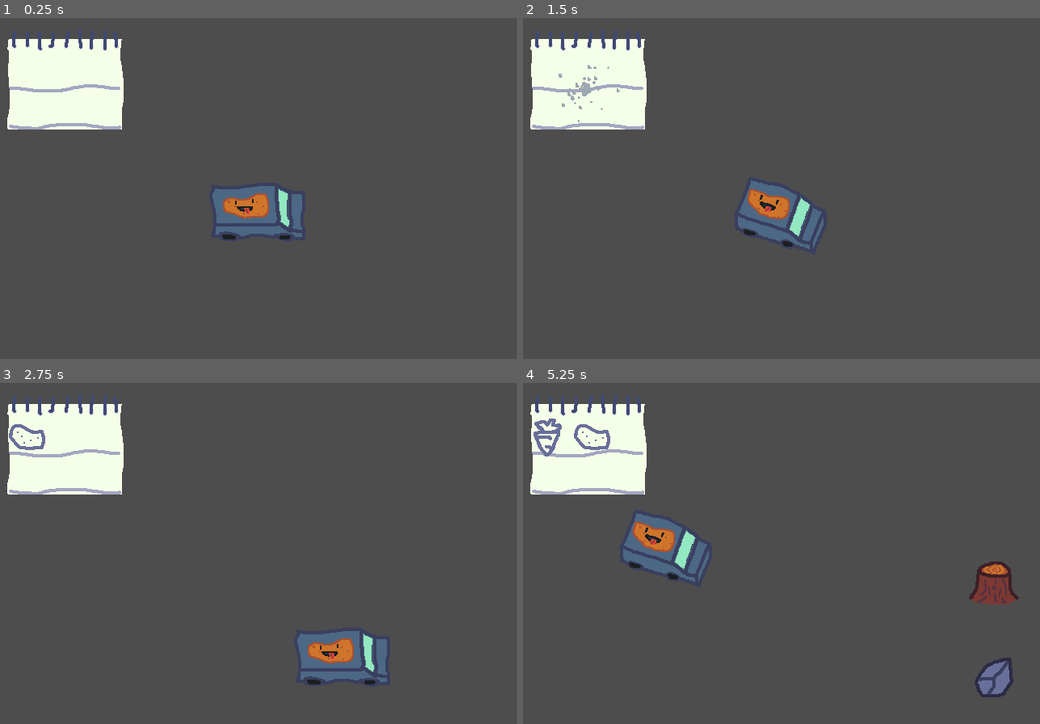
Above: before the commit, frames 1-4 (two rows, left to right).
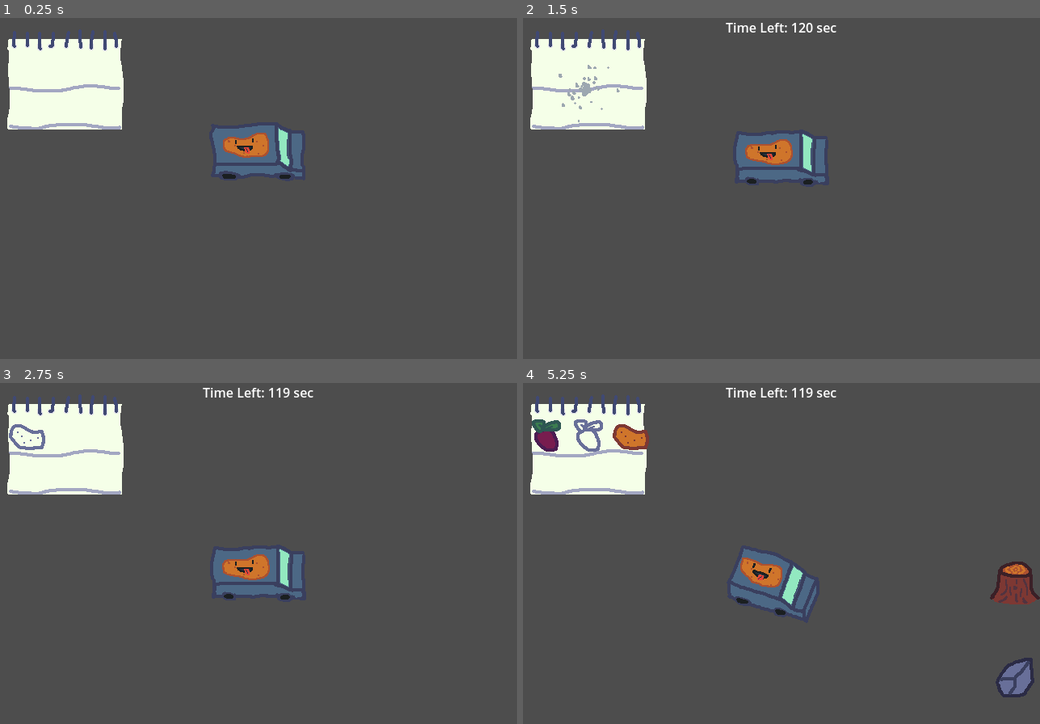
Above: after the commit, the same moments.

Repository: MatricsCode/Cozy-Fall-Jam
Game: Godot game, scene res://Scenes/Main/Main.tscn
Two runs of this game, one before a commit and one after it. Both use one fixed random seed, a clock stepped at 60 frames per second and the inputs below.
Inputs:
- Up to frame 1 (0.25 s): no input
- Up to frame 2 (1.5 s): tap Enter at 0.5 s; hold Right (Right) 0.53-1.28 s; tap 2 (Dev2, bound only after the commit) at 0.6 s; hold Down (Down) from 1.28 s (still down); tap 1 (Dev1) at 1.35 s
- Up to frame 3 (2.75 s): tap 2 (Dev2, bound only after the commit) at 1.55, 2.1 s; release Down (Down) at 2.03 s; hold Right (Right) from 2.03 s (still down)
- Up to frame 4 (5.25 s): release Right (Right) at 2.78 s; hold Up (Up) 2.78-3.53 s; tap 2 (Dev2, bound only after the commit) at 2.85, 3.8, 4.35, 5.1 s; hold Left (Left) 3.53-5.03 s; tap 1 (Dev1) at 3.6 s; hold Down (Down) from 5.03 s (still down)

The runs differ from the first frame. In frame 1, 3.9% of the frame differs, in the area x 41-59%, y 31-65%; in frame 2, 4.0%; in frame 3, 4.1%; in frame 4, 7.1%, in the area x 1-100%, y 1-93%.
Error after the commit: Invalid access of index '0' on a base object of type: 'Array'. (res://Code/GlobalScript/global_script.gd:59)

Commit message:
Timer Implemented

Diff:
--- a/Code/Car/car.gd
+++ b/Code/Car/car.gd
@@ -58,17 +58,17 @@
 		speed_up.y = 0
 		velocity.y  *= 0.9
 func _turning():
-	if input_direction.y < 0 and input_direction.x >= 0:
+	if input_direction.y < 0:# and input_direction.x >= 0:
 		current_direction = Direction.UPWARDS
-	elif input_direction.y < 0 and input_direction.x < 0:
+	#elif input_direction.y < 0 and input_direction.x < 0:
+		#current_direction = Direction.DOWNWARDS
+
+	elif input_direction.y > 0:# and input_direction.x >= 0:
 		current_direction = Direction.DOWNWARDS
+	#elif input_direction.y > 0 and input_direction.x < 0:
+		#current_direction = Direction.UPWARDS
 
-	if input_direction.y > 0 and input_direction.x >= 0:
-		current_direction = Direction.DOWNWARDS
-	elif input_direction.y > 0 and input_direction.x < 0:
-		current_direction = Direction.UPWARDS
-
-	if input_direction.y == 0:
+	elif input_direction.y == 0:
 		current_direction = Direction.FORWARDS
 
 	if current_direction == Direction.FORWARDS:
@@ -100,12 +100,22 @@
 	body.get_parent()._hit()
 	_lose()
 
+func _start_driving():
+	sprite.play("forwards")
+	var mover = get_tree().create_tween()
+	mover.tween_property(self, "position", Vector2(0, 0), 1.5)
+
+	await mover.finished
+
+	moving = true
 func _lose():
 	GlobalScript.lost.emit()
+	_stop_driving()
+func _stop_driving():
 	sprite.play("forwards")
-	var lose = get_tree().create_tween()
-	lose.tween_property(self, "position", Vector2(200, -75), 1)
-func _start_driving():
-	moving = true
-func _stop_driving():
+	var mover = get_tree().create_tween()
+	mover.tween_property(self, "position", Vector2(0, -75), 0.5)
+
+	await mover.finished
+
 	moving = false
--- a/Code/GlobalScript/global_script.gd
+++ b/Code/GlobalScript/global_script.gd
@@ -54,7 +54,8 @@
 func _physics_process(_delta):
 	if Input.is_action_just_pressed("Dev1"):
 		_start_run()
-	elif Input.is_action_just_pressed("Dev2"):
+
+	if Input.is_action_just_pressed("Dev2"):
 		veg_collected.append(veg_still_required[0])
 		vegtable_collected.emit(veg_still_required[0])
 		veg_still_required.remove_at(0)
--- a/Code/Main/main.gd
+++ b/Code/Main/main.gd
@@ -12,12 +12,12 @@
 func _stop():
 	spawn_timer.stop()
 func _start():
-	spawn_timer.wait_time = randf_range(0.5, 3)
+	spawn_timer.wait_time = randf_range(1, 3)
 	spawn_timer.start()
 
 
 func _on_timer_timeout():
-	spawn_timer.wait_time = randf_range(0.5, 3)
+	spawn_timer.wait_time = randf_range(1, 3)
 	spawn_timer.start()
 	_spawn()
 
--- a/Code/Obstacles/obstacle_main.gd
+++ b/Code/Obstacles/obstacle_main.gd
@@ -11,10 +11,10 @@
 func _spawn():
 	position += Vector2(randf_range(-25,25), randf_range(-25,25))
 
-	if position.y > 130:
-		position.y = 130
-	elif position.y < -130:
-		position.y = -130
+	if position.y > 100:
+		position.y = 100
+	elif position.y < -100:
+		position.y = -100
 
 	if !vegtable:
 		_obstacle()
@@ -39,8 +39,10 @@
 		_remove_siblings()
 	elif obstacle <= 13:
 		_remove_obstacles(3)
+		_remove_siblings()
 	elif obstacle <= 15:
 		_remove_obstacles(4)
+		_remove_siblings()
 
 
 
--- /dev/null
+++ b/Code/UI/clock.gd
@@ -0,0 +1,38 @@
+extends Control
+
+@onready var time_label = $Label
+@onready var timer = $Timer
+
+var time_left = 0
+
+func _ready():
+	GlobalScript.start.connect(_starting)
+	GlobalScript.stop.connect(_stoping)
+	GlobalScript.lost.connect(_stoping)
+	GlobalScript.new_recipe.connect(_more_time)
+
+func _starting():
+	time_left = 120
+	time_label.text = str("Time Left: ", time_left, " sec")
+	timer.start()
+func _stoping():
+	time_label.text = ""
+	timer.stop()
+func _more_time():
+	if GlobalScript.recipes_finished.size() == 0:
+		return
+
+	var multiplier = GlobalScript.recipes_finished.get(GlobalScript.recipes_finished.size()-1).size()
+	time_left += 5 * multiplier
+	time_label.text = str("Time Left: ", time_left, " sec")
+	timer.stop()
+	timer.start()
+
+func _on_timer_timeout():
+	timer.start()
+	time_left -= 1
+
+	time_label.text = str("Time Left: ", time_left, " sec")
+
+	if time_left <= 0:
+		GlobalScript.stop.emit()
--- /dev/null
+++ b/Code/UI/note_pads.gd
@@ -0,0 +1,32 @@
+extends TextureRect
+
+const BEETROOT = preload("uid://dubebsniedxk3")
+const CARROT = preload("uid://bv8wcd35unlgx")
+const POTATO = preload("uid://blptbb5xkblaw")
+
+var wait_time
+
+var texture_rects = []
+
+# Called when the node enters the scene tree for the first time.
+func _ready():
+	texture_rects = [$Icons/HBoxContainer/TextureRect,
+		$Icons/HBoxContainer/TextureRect2,
+		$Icons/HBoxContainer/TextureRect3,
+		$Icons/HBoxContainer2/TextureRect,
+		$Icons/HBoxContainer2/TextureRect2,
+		$Icons/HBoxContainer2/TextureRect3]
+
+	var current_array : Array
+	current_array.append_array(GlobalScript.recipes_finished[get_index()])
+
+	for i in current_array.size():
+		await get_tree().create_timer(wait_time).timeout
+
+		match current_array[i]:
+			1:
+				texture_rects.get(i).texture = BEETROOT
+			2:
+				texture_rects.get(i).texture = CARROT
+			3:
+				texture_rects.get(i).texture = POTATO
--- a/Code/UI/notepad.gd
+++ b/Code/UI/notepad.gd
@@ -13,6 +13,9 @@
 
 # Called when the node enters the scene tree for the first time.
 func _ready():
+	#GlobalScript.start.connect(_move_notepad)
+	#GlobalScript.lost.connect(_move_notepad)
+	#GlobalScript.stop.connect(_move_notepad)
 
 	text_rects = [$HBoxContainer/TextureRect,
 		$HBoxContainer/TextureRect2,
@@ -27,6 +30,10 @@
 	GlobalScript.lost.connect(_wipe)
 
 	GlobalScript.vegtable_collected.connect(_check)
+#
+#func _move_notepad():
+	#if postition == Vector2.ZERO:
+		#var tweener = get_tree().create_tween()
 
 func _label():
 	await _wipe()
@@ -39,7 +46,6 @@
 				text_rects.get(i).texture = CARROT_GHOST
 			3:
 				text_rects.get(i).texture = POTATO_GHOST
-
 func _wipe():
 	$"../GPUParticles2D".emitting = true
 	$"../GPUParticles2D2".emitting = true
--- /dev/null
+++ b/Code/UI/run_summary.gd
@@ -0,0 +1,26 @@
+extends GridContainer
+
+const ENDING_NOTE_PAD = preload("uid://df3xe25lgbb8w")
+
+# Called when the node enters the scene tree for the first time.
+func _ready():
+	GlobalScript.start.connect(_remove)
+	GlobalScript.stop.connect(_summarise)
+	GlobalScript.lost.connect(_summarise)
+
+func _remove():
+	for i in get_children():
+		i.queue_free()
+func _summarise():
+	var time_inbetween = 0.1
+
+	for i in GlobalScript.recipes_finished:
+		var notepad = ENDING_NOTE_PAD.instantiate()
+
+		await get_tree().create_timer(time_inbetween*10).timeout
+
+		notepad.wait_time = time_inbetween
+
+		add_child(notepad)
+
+		move_child(get_children().get(get_child_count()-1), 0)
--- a/Scenes/Main/Main.tscn
+++ b/Scenes/Main/Main.tscn
@@ -5,7 +5,7 @@
 [ext_resource type="PackedScene" uid="uid://dl6qhcx58bdfy" path="res://Scenes/UI/main.tscn" id="3_cmk6n"]
 
 [sub_resource type="RectangleShape2D" id="RectangleShape2D_p8rbg"]
-size = Vector2(595, 20)
+size = Vector2(595, 3)
 
 [node name="Main" type="Node2D"]
 script = ExtResource("1_cmk6n")
@@ -15,6 +15,7 @@
 [node name="Camera2D" type="Camera2D" parent="."]
 
 [node name="Car" parent="." instance=ExtResource("1_p8rbg")]
+position = Vector2(0, -75)
 
 [node name="Walls" type="StaticBody2D" parent="."]
 
@@ -23,7 +24,7 @@
 shape = SubResource("RectangleShape2D_p8rbg")
 
 [node name="CollisionShape2D2" type="CollisionShape2D" parent="Walls"]
-position = Vector2(-27, -142)
+position = Vector2(-27, -150.5)
 shape = SubResource("RectangleShape2D_p8rbg")
 
 [node name="CollisionShape2D3" type="CollisionShape2D" parent="Walls"]
--- a/Scenes/Obstacle/vegtables.tscn
+++ b/Scenes/Obstacle/vegtables.tscn
@@ -107,6 +107,10 @@
 script = ExtResource("1_1knkv")
 metadata/_custom_type_script = "uid://cf71vlin1s48o"
 
+[node name="Node" type="Node" parent="."]
+
+[node name="Node2" type="Node" parent="."]
+
 [node name="Sprite" type="AnimatedSprite2D" parent="."]
 sprite_frames = SubResource("SpriteFrames_f1d5e")
 animation = &"2"
--- /dev/null
+++ b/Scenes/UI/clock.tscn
@@ -0,0 +1,23 @@
+[gd_scene load_steps=2 format=3 uid="uid://ddla4galxokjj"]
+
+[ext_resource type="Script" uid="uid://241hmfr4m72l" path="res://Code/UI/clock.gd" id="1_mifb0"]
+
+[node name="Clock" type="Control"]
+layout_mode = 3
+anchors_preset = 15
+anchor_right = 1.0
+anchor_bottom = 1.0
+grow_horizontal = 2
+grow_vertical = 2
+script = ExtResource("1_mifb0")
+
+[node name="Label" type="Label" parent="."]
+layout_mode = 0
+offset_right = 640.0
+offset_bottom = 23.0
+grow_horizontal = 2
+horizontal_alignment = 1
+
+[node name="Timer" type="Timer" parent="."]
+
+[connection signal="timeout" from="Timer" to="." method="_on_timer_timeout"]
--- /dev/null
+++ b/Scenes/UI/ending_note_pad.tscn
@@ -0,0 +1,47 @@
+[gd_scene load_steps=3 format=3 uid="uid://df3xe25lgbb8w"]
+
+[ext_resource type="Texture2D" uid="uid://dah4dx22x51m2" path="res://Art/Veggies/Notebook.png" id="1_vlnh0"]
+[ext_resource type="Script" uid="uid://br7svtbdqhea0" path="res://Code/UI/note_pads.gd" id="2_4qb5t"]
+
+[node name="NotePad" type="TextureRect"]
+offset_left = 9.0
+offset_top = 10.0
+offset_right = 153.0
+offset_bottom = 138.0
+texture = ExtResource("1_vlnh0")
+script = ExtResource("2_4qb5t")
+
+[node name="Icons" type="VBoxContainer" parent="."]
+layout_mode = 1
+anchors_preset = 15
+anchor_right = 1.0
+anchor_bottom = 1.0
+offset_top = 34.0
+grow_horizontal = 2
+grow_vertical = 2
+
+[node name="HBoxContainer" type="HBoxContainer" parent="Icons"]
+layout_mode = 2
+size_flags_vertical = 3
+
+[node name="TextureRect" type="TextureRect" parent="Icons/HBoxContainer"]
+layout_mode = 2
+
+[node name="TextureRect2" type="TextureRect" parent="Icons/HBoxContainer"]
+layout_mode = 2
+
+[node name="TextureRect3" type="TextureRect" parent="Icons/HBoxContainer"]
+layout_mode = 2
+
+[node name="HBoxContainer2" type="HBoxContainer" parent="Icons"]
+layout_mode = 2
+size_flags_vertical = 3
+
+[node name="TextureRect" type="TextureRect" parent="Icons/HBoxContainer2"]
+layout_mode = 2
+
+[node name="TextureRect2" type="TextureRect" parent="Icons/HBoxContainer2"]
+layout_mode = 2
+
+[node name="TextureRect3" type="TextureRect" parent="Icons/HBoxContainer2"]
+layout_mode = 2
--- a/Scenes/UI/main.tscn
+++ b/Scenes/UI/main.tscn
@@ -1,17 +1,19 @@
-[gd_scene load_steps=11 format=3 uid="uid://dl6qhcx58bdfy"]
+[gd_scene load_steps=13 format=3 uid="uid://dl6qhcx58bdfy"]
 
 [ext_resource type="Texture2D" uid="uid://dah4dx22x51m2" path="res://Art/Veggies/Notebook.png" id="1_otj8o"]
 [ext_resource type="Script" uid="uid://bpya7qpafuoi4" path="res://Code/UI/notepad.gd" id="2_37xw0"]
 [ext_resource type="Texture2D" uid="uid://bp76eorkbs2w5" path="res://Art/Juice/Smoke1.png" id="3_40bib"]
 [ext_resource type="Texture2D" uid="uid://ct5ll8xxmts4v" path="res://Art/Juice/Smoke2.png" id="4_o0om2"]
 [ext_resource type="Texture2D" uid="uid://b0boxyi4pkhgo" path="res://Art/Juice/Smoke3.png" id="5_tvx3w"]
+[ext_resource type="Script" uid="uid://doura2iuxq6mr" path="res://Code/UI/run_summary.gd" id="6_o0om2"]
+[ext_resource type="PackedScene" uid="uid://ddla4galxokjj" path="res://Scenes/UI/clock.tscn" id="7_tvx3w"]
 
 [sub_resource type="Curve" id="Curve_4jq3l"]
 _limits = [0.0, 2.0, 0.0, 1.0]
 _data = [Vector2(0, 0.6966293), 0.0, 0.0, 0, 0, Vector2(0.5909091, 2), 0.0, 0.0, 0, 0, Vector2(1, 0), -1.6314609, 0.0, 0, 0]
 point_count = 3
 
-[sub_resource type="CurveTexture" id="CurveTexture_bwqrh"]
+[sub_resource type="CurveTexture" id="CurveTexture_40bib"]
 curve = SubResource("Curve_4jq3l")
 
 [sub_resource type="ParticleProcessMaterial" id="ParticleProcessMaterial_ayamy"]
@@ -131,3 +133,24 @@
 one_shot = true
 explosiveness = 0.8
 process_material = SubResource("ParticleProcessMaterial_y7ngx")
+
+[node name="Control" type="Control" parent="."]
+layout_mode = 1
+anchor_top = 0.35
+anchor_right = 1.0
+anchor_bottom = 1.0
+grow_horizontal = 2
+grow_vertical = 2
+metadata/_edit_use_anchors_ = true
+
+[node name="RunSummary" type="GridContainer" parent="Control"]
+layout_mode = 1
+anchors_preset = 5
+anchor_left = 0.5
+anchor_right = 0.5
+grow_horizontal = 2
+columns = 3
+script = ExtResource("6_o0om2")
+
+[node name="Clock" parent="." instance=ExtResource("7_tvx3w")]
+layout_mode = 1
--- a/project.godot
+++ b/project.godot
@@ -23,6 +23,8 @@
 
 window/size/viewport_width=640
 window/size/viewport_height=480
+window/size/mode=2
+window/stretch/mode="canvas_items"
 
 [input]
 
@@ -62,7 +64,8 @@
 }
 Dev2={
 "deadzone": 0.2,
-"events": []
+"events": [Object(InputEventKey,"resource_local_to_scene":false,"resource_name":"","device":-1,"window_id":0,"alt_pressed":false,"shift_pressed":false,"ctrl_pressed":false,"meta_pressed":false,"pressed":false,"keycode":0,"physical_keycode":50,"key_label":0,"unicode":50,"location":0,"echo":false,"script":null)
+]
 }
 
 [layer_names]
Not shown, added: Code/UI/clock.gd.uid
Not shown, added: Code/UI/note_pads.gd.uid
Not shown, added: Code/UI/run_summary.gd.uid
Not shown: 3 places in Scenes/UI/main.tscn that only renumber resources
